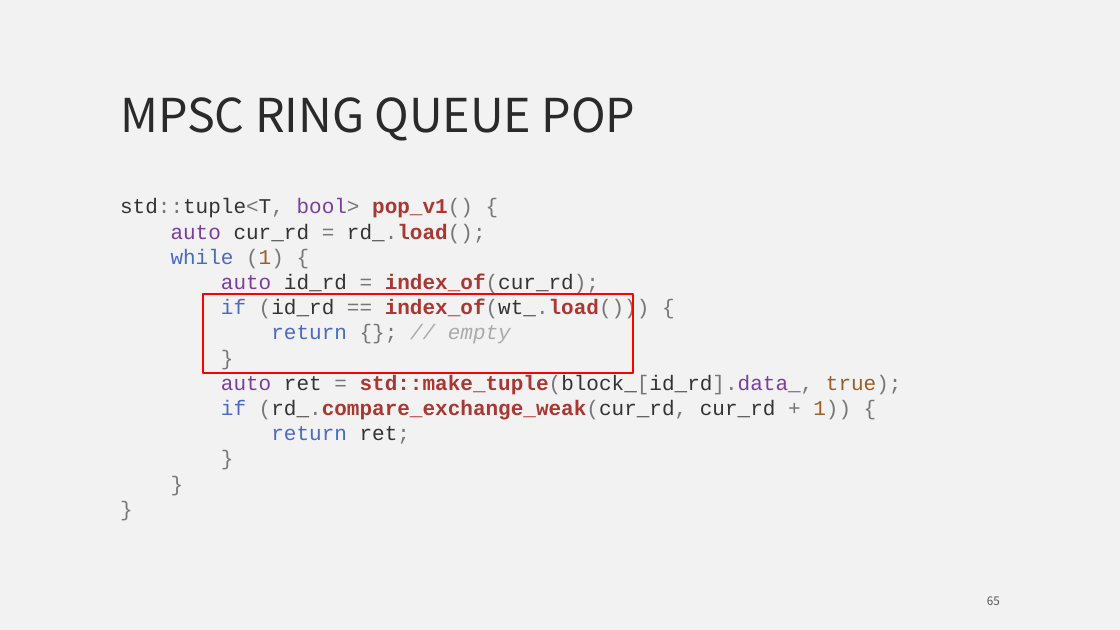
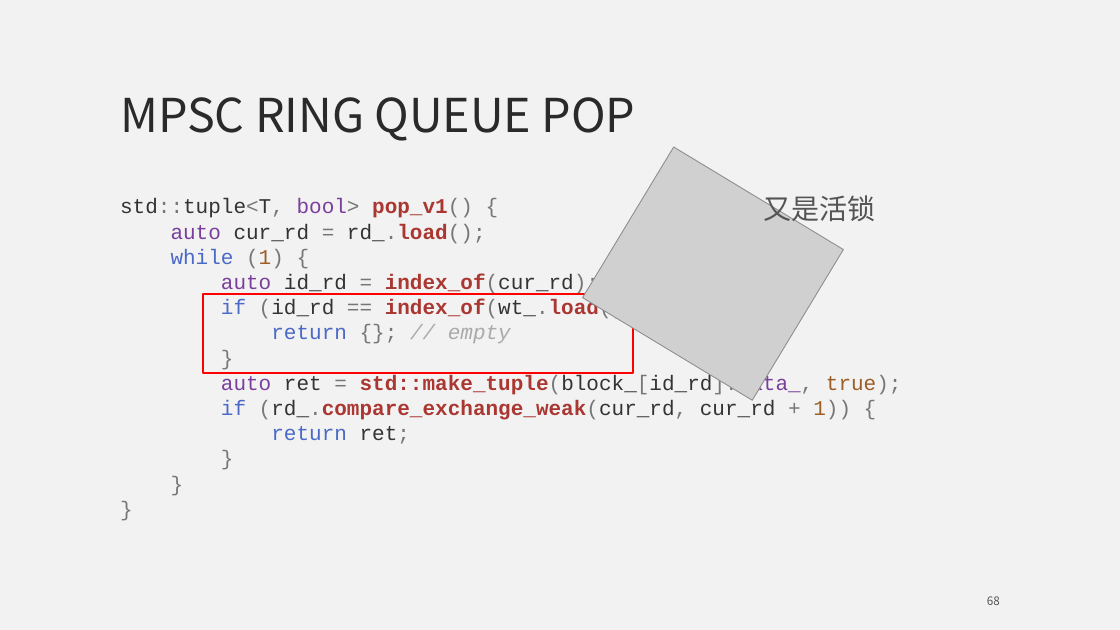
Before and after one commit to mutouyun/lock-free-queue, a slide deck: slide 68 of lock-free.pptx (slide 65 before the commit). Drawn at 1120x630 pixels with LibreOffice and Linux fonts; fonts in the diff are those of the drawing; grey boxes stand for pictures. Boxes give left, top, right and bottom in pixels: in the first picture for what was removed or moved away, otherwise in the second. Text is boxed around its words. In the diff, an @@ line names an element or a change of style, - is before the commit and + after.

```diff
--- a/lock-free.pptx
+++ b/lock-free.pptx
@@ picture added at [583,147,844,401] @@
@@ text added at [764,195,876,227], 24 pt, text #545454 @@
+又是活锁
@@ page number at [987,596,1000,605]: text changed @@
-65
+68
```
Also in this commit, not shown: 17 other slides changed, 22 slides added, 3 slides removed, 2 other files.
